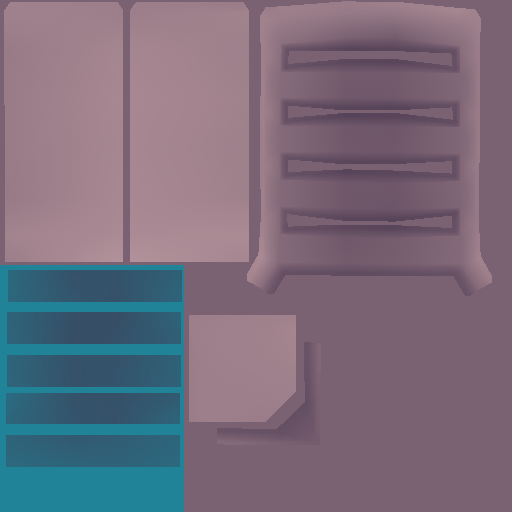
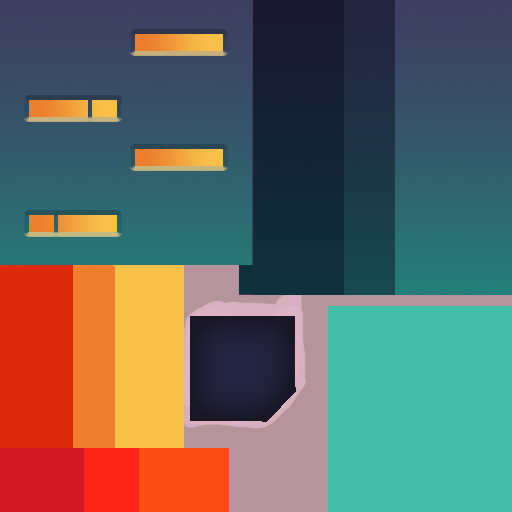
Comparing the layer stacks of the two 512px x 512px images. Changes:
added group "03" with 9 layers above "Calque 2 copie" over [0, 0, 512, 512]
added layer "Calque 11" (1st of 2, in "03") in group "03" over [190, 316, 296, 422]
added layer "Calque 13 copie 3" (1st of 2, in "03") in group "03" over [29, 34, 223, 232]
added layer "Calque 12" (1st of 2, in "03") in group "03" over [328, 306, 512, 512]
added layer "Calque 10" (1st of 2, in "03") (multiply) in group "03" over [239, 0, 512, 512]
added layer "Calque 9" (1st of 2, in "03") in group "03" over [0, 0, 512, 295]
added layer "Calque 15" in group "03" over [0, 448, 229, 512]
added layer "Calque 8" (1st of 2, in "03") in group "03" over [0, 264, 184, 512]
added layer "Calque 2 copie" above "02" over [0, 0, 512, 512]
added group "01" with 10 layers over [0, 0, 512, 512]
"Calque 1": opacity 100% → 61%, moved it into group "01" over [0, 0, 512, 512]
moved "Calque 2" into group "01", painted on it over [0, 0, 512, 512]
added layer "Calque 6" in group "01" over [328, 305, 512, 512]
added layer "Calque 4" in group "01" over [3, 0, 504, 428]
added layer "Calque 3" (multiply) in group "01" over [0, 29, 499, 303]
added layer "Calque 7 copie 4" (screen) in group "01" over [7, 436, 180, 466]
added layer "Calque 7 copie 3" (screen) in group "01" over [7, 393, 180, 423]
added layer "Calque 7 copie 2" (screen) in group "01" over [8, 357, 181, 387]
added layer "Calque 7 copie" (screen) in group "01" over [8, 314, 181, 344]
added layer "Calque 7" (screen) in group "01" over [8, 271, 181, 301]
